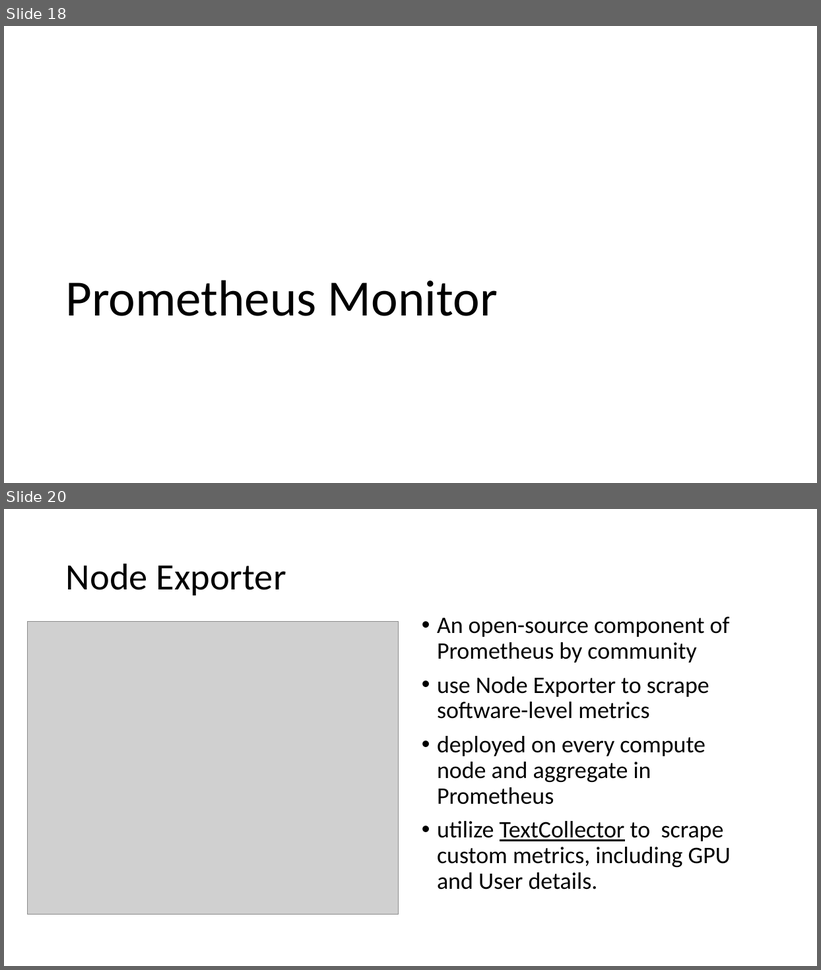
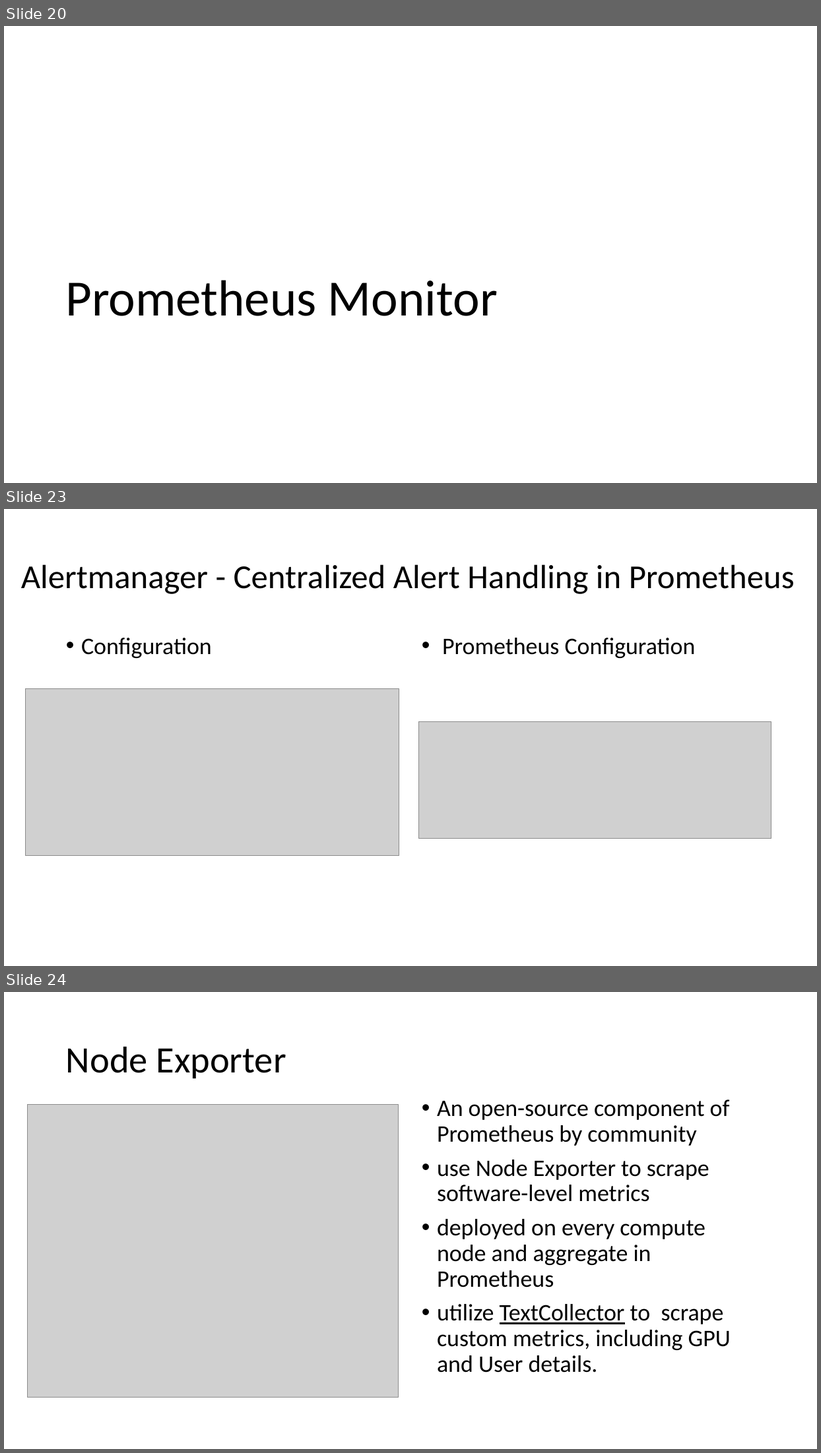
Before and after one commit to similar2/HPCAlertSystem, a slide deck: docs/高性能集群监控系统.pptx. Shown one above the other, each under a label of ours: slides 18 and 20 before the commit, slides 20, 23 and 24 after it; the slides between them are not shown. The pictures are 821x970 and 821x1453 pixels, drawn with LibreOffice and Linux fonts; fonts in the diff are those of the drawing; grey boxes stand for pictures. Boxes give left, top, right and bottom in pixels: in the first picture for what was removed or moved away, otherwise in the second. Text is boxed around its words. In the diff, an @@ line names an element or a change of style, - is before the commit and + after.

```diff
--- a/docs/高性能集群监控系统.pptx
+++ b/docs/高性能集群监控系统.pptx
@@ slide 23 added at bbox=[4, 509, 817, 966], background #FFFFFF @@
@@ title added at bbox=[21, 564, 795, 594], 39.6 pt, text #000000 @@
+Alertmanager - Centralized Alert Handling in Prometheus
@@ text added at bbox=[81, 638, 212, 658], 28 pt, text #000000 @@
+• Configuration
@@ text added at bbox=[442, 638, 696, 658], 28 pt, text #000000 @@
+• Prometheus Configuration
@@ picture added at bbox=[25, 689, 399, 856] @@
@@ picture added at bbox=[418, 722, 772, 839] @@
@@ what was slide 18 is now slide 20 @@
@@ what was slide 20 is now slide 24 @@
```
Also in this commit, not shown: 2 slides changed, 3 other slides added.
